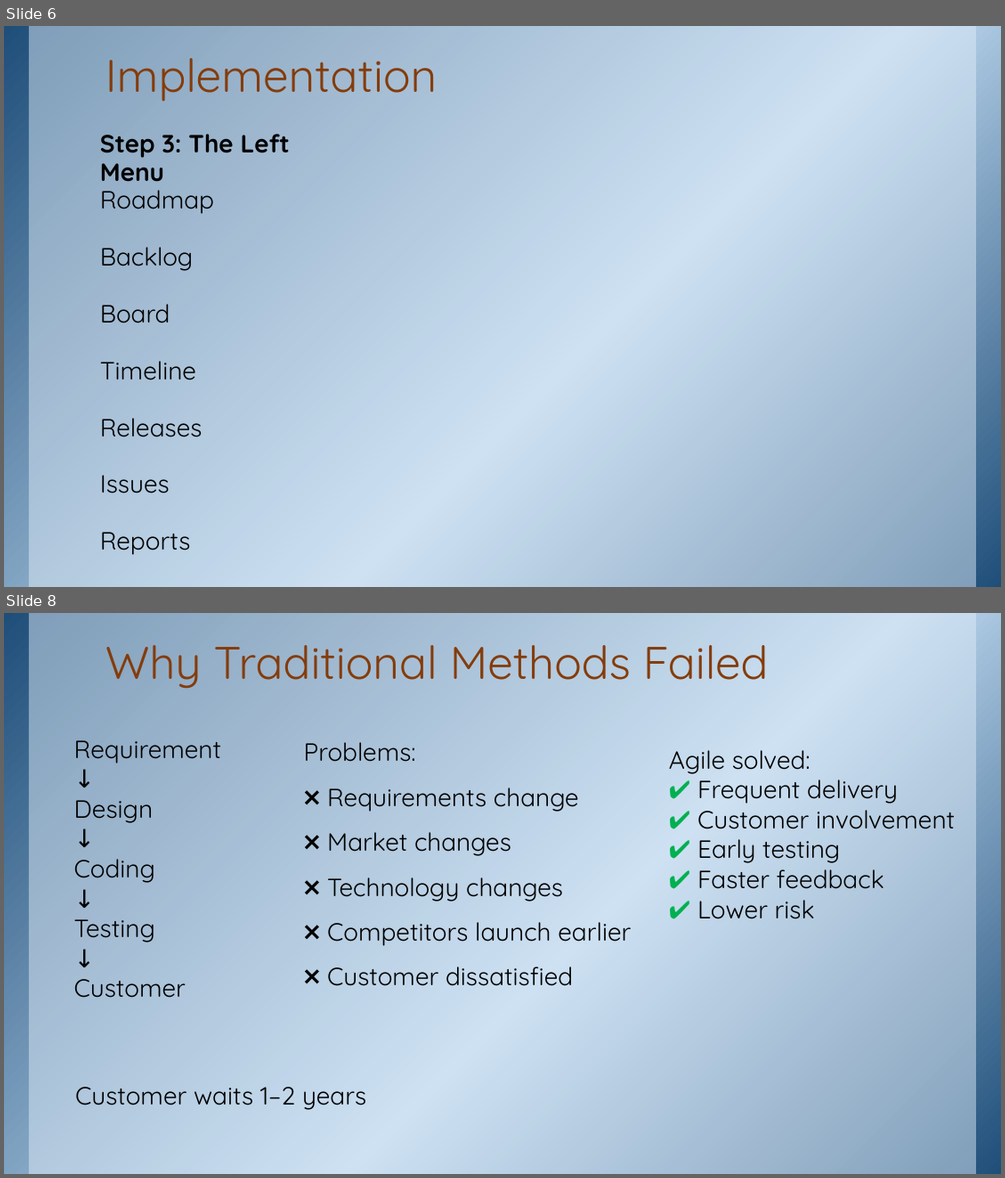
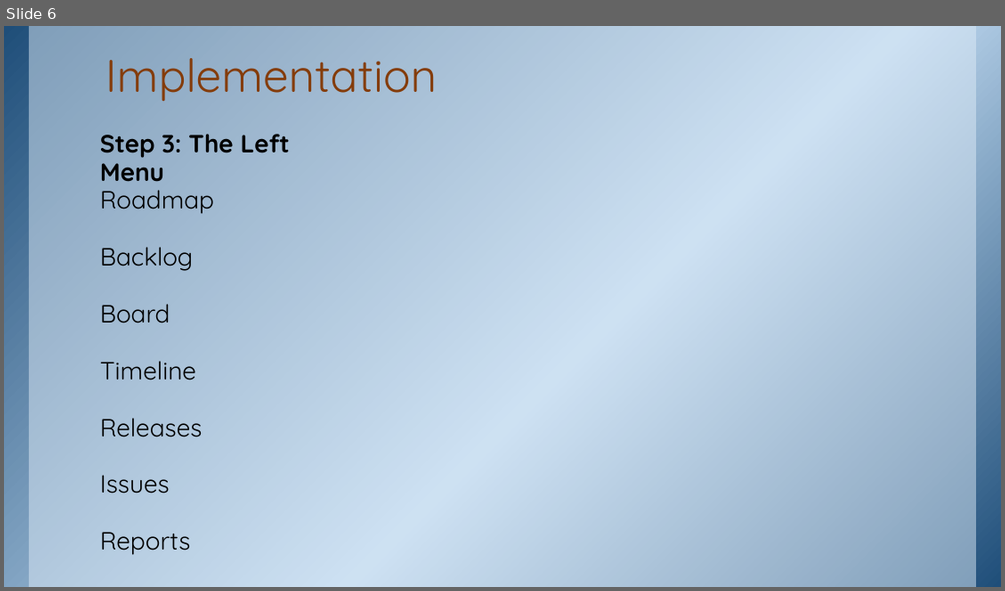
Before and after one commit to ketkiinamdar/IGCOE, a slide deck: TE - Practical-1-20Jul2026 - JIRA.pptx. Shown one above the other, each under a label of ours: slides 6 and 8 before the commit, slide 6 after it; the slides between them are not shown. The pictures are 1005x1178 and 1005x591 pixels, drawn with LibreOffice and Linux fonts; fonts in the diff are those of the drawing; background and template pictures are left out. Boxes give left, top, right and bottom in pixels: in the first picture for what was removed or moved away, otherwise in the second. Text is boxed around its words. In the diff, an @@ line names an element or a change of style, - is before the commit and + after.

```diff
--- a/TE - Practical-1-20Jul2026 - JIRA.pptx
+++ b/TE - Practical-1-20Jul2026 - JIRA.pptx
@@ slide 8 removed at box(4, 613, 1001, 1174), background picture (left out); not listed: 2 template elements that a slide beside it also shows @@
@@ title removed at box(105, 645, 769, 689) @@
-Why Traditional Methods Failed
@@ text removed at box(74, 740, 222, 997) @@
-Requirement
-↓
-Design
-↓
-Coding
-↓
-Testing
-↓
-Customer
@@ text removed at box(304, 742, 631, 986) @@
-Problems:
-❌ Requirements change
-❌ Market changes
-❌ Technology changes
-❌ Competitors launch earlier
-❌ Customer dissatisfied
@@ text removed at box(669, 750, 955, 919) @@
-Agile solved:
-✔ Frequent delivery
-✔ Customer involvement
-✔ Early testing
-✔ Faster feedback
-✔ Lower risk
@@ text removed at box(75, 1086, 366, 1110) @@
-Customer waits 1–2 years
```
Also in this commit, not shown: 14 other slides removed, 3 other files.
